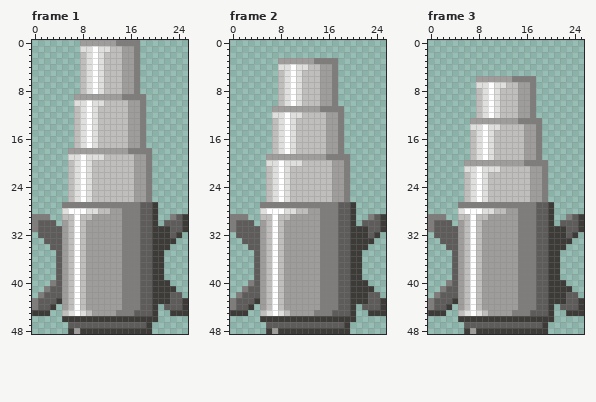
Pixel-art file: core/assets-src/sprites/bonus-gun.anim.ase. The first picture shows the starting point.
26x49 pixels, 3 frames. Shown: frame 1, frame 2, frame 3.
And afterwards:
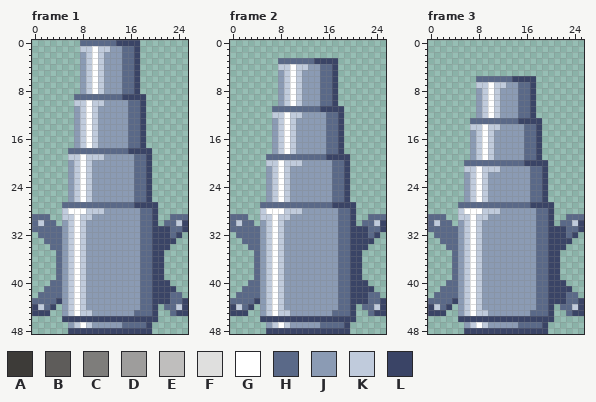
Palette (. is transparent): A #3d3b38  B #5e5c5a  C #7e7d7b  D #9e9d9c  E #bfbebd  F #dfdfde  G #ffffff  H #5a6988  J #8b9bb4  K #c0cbdc  L #3a4466
Message: Add missile launchpad, redraw gun to match
Changes in this commit:
layer "Layer 1" now hidden
layer "Layer 1 Copy" added
Changed rows in their new state; - is an unchanged pixel.
Frame 1, layer "Layer 1 Copy":
first column x 0:
 0 --------HHHHHHLLLL--------
 1 --------KK-KKJJHHL--------
 2 --------JK-KJJJHHL--------
 3 --------JK-KJJJHHL--------
 4 --------JK-KJJJHHL--------
 5 --------JK-KJJJHHL--------
 6 --------JK-KJJJHHL--------
 7 --------JK-KJJJHHL--------
 8 --------JK-KJJJHHL--------
 9 -------HHHHHHHHLLLL-------
10 -------KK-KKJJJJHHL-------
11 -------JK-KJJJJJHHL-------
12 -------JK-KJJJJJHHL-------
13 -------JK-KJJJJJHHL-------
14 -------JK-KJJJJJHHL-------
15 -------JK-KJJJJJHHL-------
16 -------JK-KJJJJJHHL-------
17 -------JK-KJJJJJHHL-------
18 ------HHHHHHHHHHLLLL------
19 ------KK-KKKJJJJJHHL------
20 ------JK-KJJJJJJJHHL------
21 ------JK-KJJJJJJJHHL------
22 ------JK-KJJJJJJJHHL------
23 ------JK-KJJJJJJJHHL------
24 ------JK-KJJJJJJJHHL------
25 ------JK-KJJJJJJJHHL------
26 ------JK-KJJJJJJJHHL------
27 -----HHHHHHHHHHHHLLLL-----
28 -----K---KKKJJJJJJHHL-----
29 HHH--KK-KKJJJJJJJJHHL--HHH
30 HKHH-JK-KJJJJJJJJJHHL-HHKL
31 HHHHHJK-KJJJJJJJJJHHLLLHHL
32 -HHHHJK-KJJJJJJJJJHHLLLHL-
33 --HHHJK-KJJJJJJJJJHHLLLL--
34 ---HHJK-KJJJJJJJJJHHLLL---
35 ----HJK-KJJJJJJJJJHHLL----
36 ----HJK-KJJJJJJJJJHHLL----
37 ----HJK-KJJJJJJJJJHHLL----
38 ----HJK-KJJJJJJJJJHHLL----
39 ----HJK-KJJJJJJJJJHHLL----
40 ---HHJK-KJJJJJJJJJHHLLL---
41 --HHHJK-KJJJJJJJJJHHLLLL--
42 -HHHHJK-KJJJJJJJJJHHLLLHH-
43 HHHHLJK-KJJJJJJJJJHHLLLHHL
44 LKHL-JK-KJJJJJJJJJHHL-HHKL
45 LLL--JK-KKJJJJJJJHHHL--HLL
46 -----LLLLLLLLLLLLLLLL-----
47 ------JKGKJJJJJHHHHL------
48 ------LLLLLLLLLLLLLL------
Frame 2, layer "Layer 1 Copy":
first column x 0:
 3 --------HHHHHHLLLL--------
 4 --------KK-KKJJHHL--------
 5 --------JK-KJJJHHL--------
 6 --------JK-KJJJHHL--------
 7 --------JK-KJJJHHL--------
 8 --------JK-KJJJHHL--------
 9 --------JK-KJJJHHL--------
10 --------JK-KJJJHHL--------
11 -------HHHHHHHHLLLL-------
12 -------KK-KKJJJJHHL-------
13 -------JK-KJJJJJHHL-------
14 -------JK-KJJJJJHHL-------
15 -------JK-KJJJJJHHL-------
16 -------JK-KJJJJJHHL-------
17 -------JK-KJJJJJHHL-------
18 -------JK-KJJJJJHHL-------
19 ------HHHHHHHHHHLLLL------
20 ------KK-KKKJJJJJHHL------
21 ------JK-KJJJJJJJHHL------
22 ------JK-KJJJJJJJHHL------
23 ------JK-KJJJJJJJHHL------
24 ------JK-KJJJJJJJHHL------
25 ------JK-KJJJJJJJHHL------
26 ------JK-KJJJJJJJHHL------
27 -----HHHHHHHHHHHHLLLL-----
28 -----K---KKKJJJJJJHHL-----
29 HHH--KK-KKJJJJJJJJHHL--HHH
30 HKHH-JK-KJJJJJJJJJHHL-HHKL
31 HHHHHJK-KJJJJJJJJJHHLLLHHL
32 -HHHHJK-KJJJJJJJJJHHLLLHL-
33 --HHHJK-KJJJJJJJJJHHLLLL--
34 ---HHJK-KJJJJJJJJJHHLLL---
35 ----HJK-KJJJJJJJJJHHLL----
36 ----HJK-KJJJJJJJJJHHLL----
37 ----HJK-KJJJJJJJJJHHLL----
38 ----HJK-KJJJJJJJJJHHLL----
39 ----HJK-KJJJJJJJJJHHLL----
40 ---HHJK-KJJJJJJJJJHHLLL---
41 --HHHJK-KJJJJJJJJJHHLLLL--
42 -HHHHJK-KJJJJJJJJJHHLLLHH-
43 HHHHLJK-KJJJJJJJJJHHLLLHHL
44 LKHL-JK-KJJJJJJJJJHHL-HHKL
45 LLL--JK-KKJJJJJJJHHHL--HLL
46 -----LLLLLLLLLLLLLLLL-----
47 ------JKGKJJJJJHHHHL------
48 ------LLLLLLLLLLLLLL------
Frame 3, layer "Layer 1 Copy":
first column x 0:
 6 --------HHHHHHLLLL--------
 7 --------KK-KKJJHHL--------
 8 --------JK-KJJJHHL--------
 9 --------JK-KJJJHHL--------
10 --------JK-KJJJHHL--------
11 --------JK-KJJJHHL--------
12 --------JK-KJJJHHL--------
13 -------HHHHHHHHLLLL-------
14 -------KK-KKJJJJHHL-------
15 -------JK-KJJJJJHHL-------
16 -------JK-KJJJJJHHL-------
17 -------JK-KJJJJJHHL-------
18 -------JK-KJJJJJHHL-------
19 -------JK-KJJJJJHHL-------
20 ------HHHHHHHHHHLLLL------
21 ------KK-KKKJJJJJHHL------
22 ------JK-KJJJJJJJHHL------
23 ------JK-KJJJJJJJHHL------
24 ------JK-KJJJJJJJHHL------
25 ------JK-KJJJJJJJHHL------
26 ------JK-KJJJJJJJHHL------
27 -----HHHHHHHHHHHHLLLL-----
28 -----K---KKKJJJJJJHHL-----
29 HHH--KK-KKJJJJJJJJHHL--HHH
30 HKHH-JK-KJJJJJJJJJHHL-HHKL
31 HHHHHJK-KJJJJJJJJJHHLLLHHL
32 -HHHHJK-KJJJJJJJJJHHLLLHL-
33 --HHHJK-KJJJJJJJJJHHLLLL--
34 ---HHJK-KJJJJJJJJJHHLLL---
35 ----HJK-KJJJJJJJJJHHLL----
36 ----HJK-KJJJJJJJJJHHLL----
37 ----HJK-KJJJJJJJJJHHLL----
38 ----HJK-KJJJJJJJJJHHLL----
39 ----HJK-KJJJJJJJJJHHLL----
40 ---HHJK-KJJJJJJJJJHHLLL---
41 --HHHJK-KJJJJJJJJJHHLLLL--
42 -HHHHJK-KJJJJJJJJJHHLLLHH-
43 HHHHLJK-KJJJJJJJJJHHLLLHHL
44 LKHL-JK-KJJJJJJJJJHHL-HHKL
45 LLL--JK-KKJJJJJJJHHHL--HLL
46 -----LLLLLLLLLLLLLLLL-----
47 ------JKGKJJJJJHHHHL------
48 ------LLLLLLLLLLLLLL------
